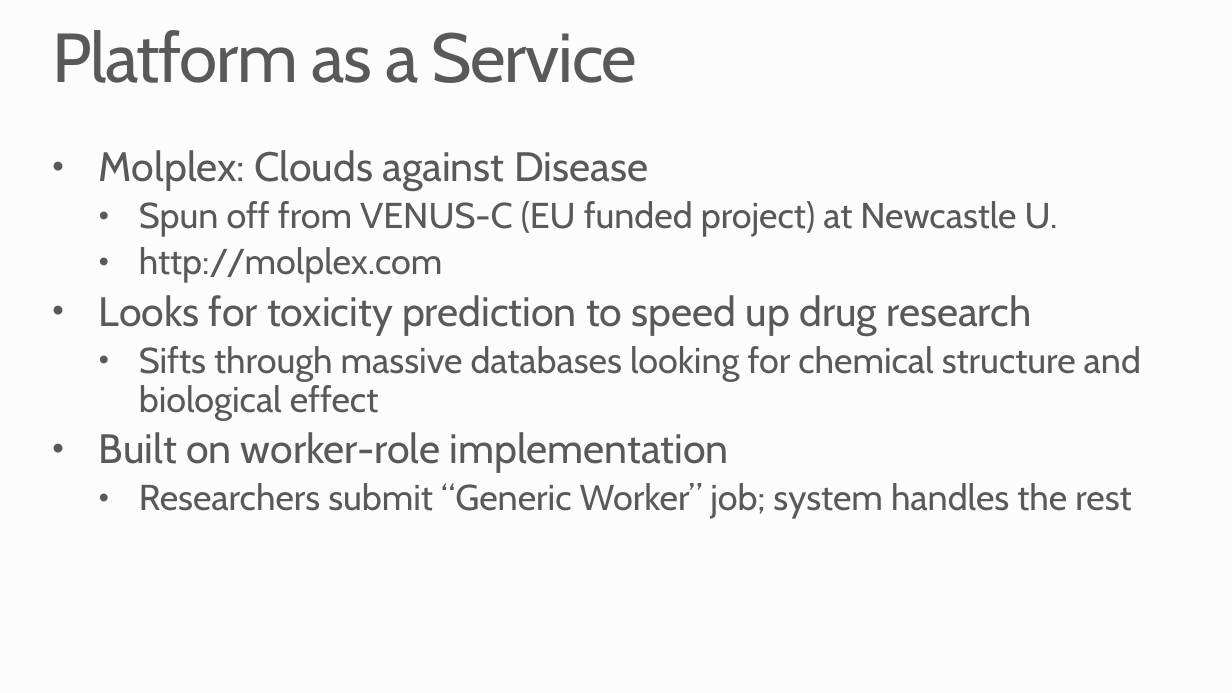
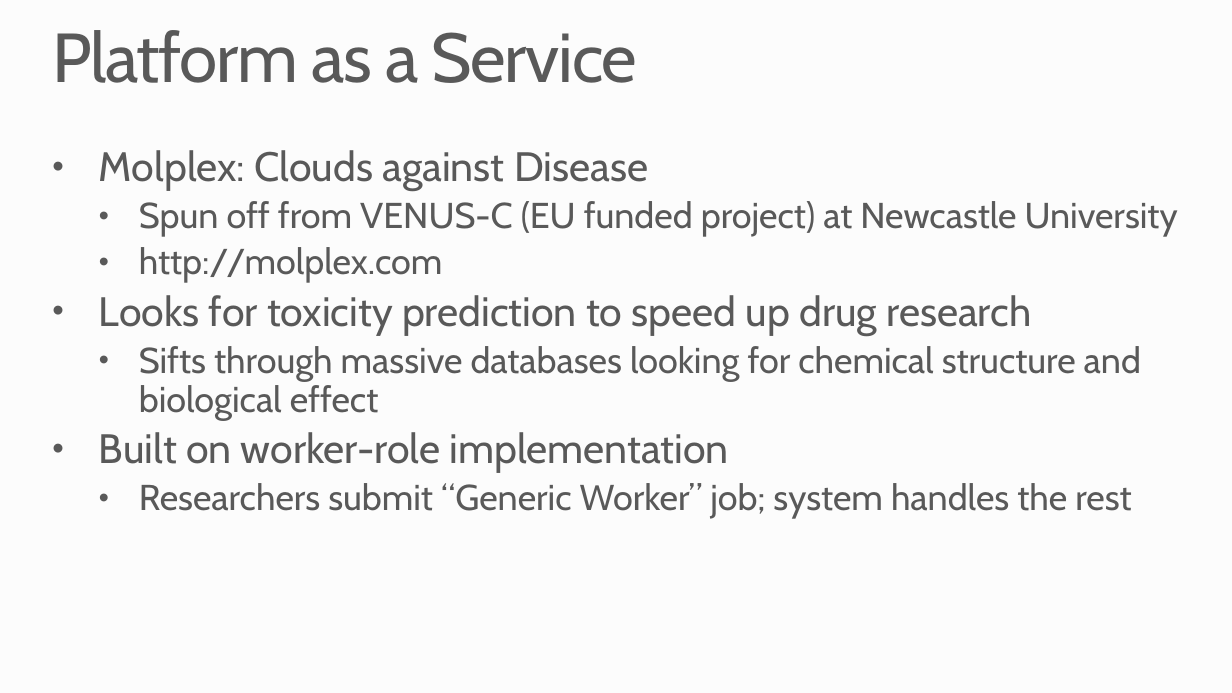
Before and after one commit to MSRConnections/Azure-training-course, a slide deck: slide 7 of Content/Introduction/Azure Overview.pptx. Drawn at 1232x693 pixels with LibreOffice and Linux fonts; fonts in the diff are those of the drawing; background and template pictures are left out. Boxes give left, top, right and bottom in pixels: in the first picture for what was removed or moved away, otherwise in the second. Text is boxed around its words. In the diff, an @@ line names an element or a change of style, - is before the commit and + after.

```diff
--- a/Content/Introduction/Azure Overview.pptx
+++ b/Content/Introduction/Azure Overview.pptx
@@ text at <box>139,201,1178,237</box>: text changed @@
-  • Spun off from VENUS-C (EU funded project) at Newcastle U.
+  • Spun off from VENUS-C (EU funded project) at Newcastle University
```
Also in this commit, not shown: 2 other slides changed, 1 slide removed.
